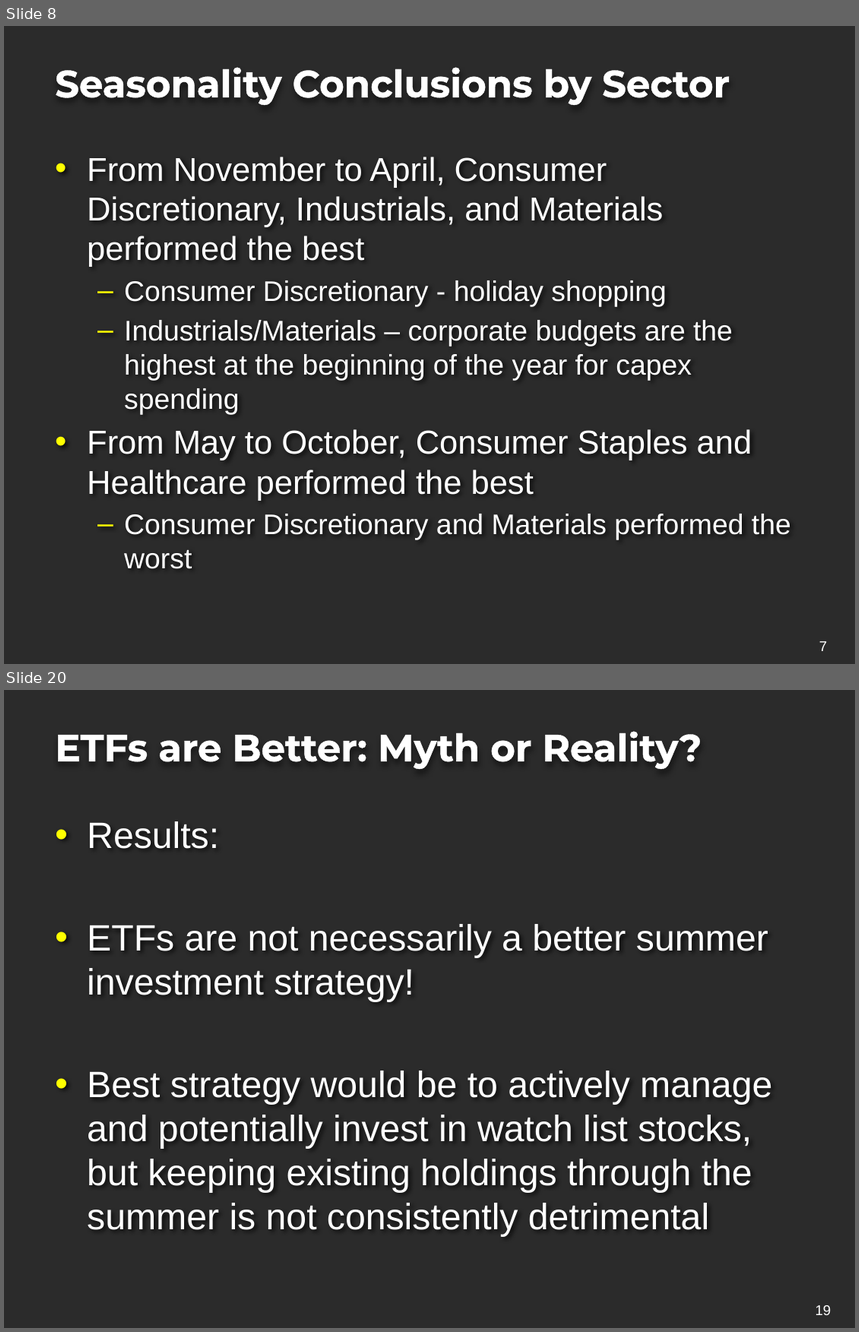
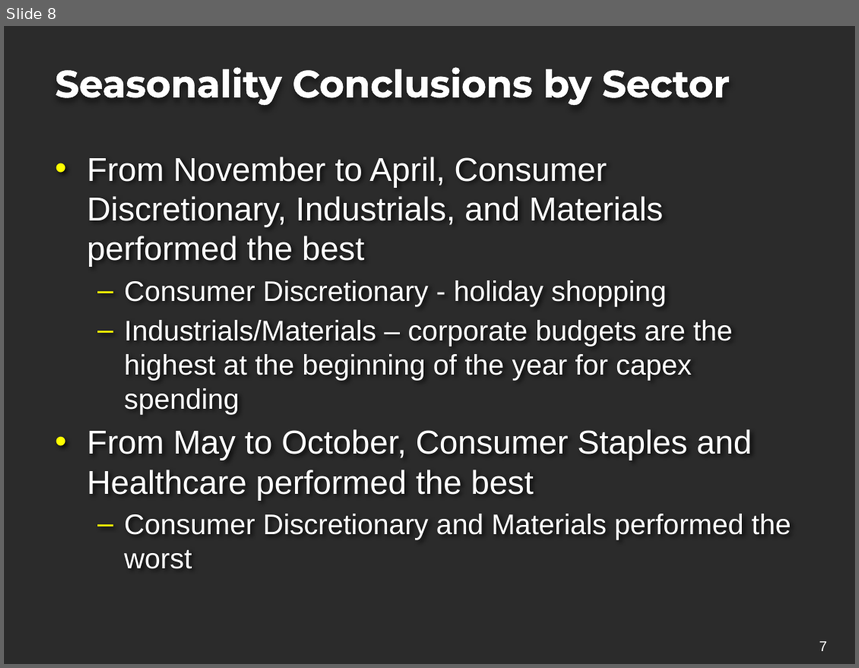
Before and after one commit to projectoneda/projectone, a slide deck: WF_Portfolio Project_Sector Trends and ETF Strategy.pptx. Shown one above the other, each under a label of ours: slides 8 and 20 before the commit, slide 8 after it; the slides between them are not shown. The pictures are 859x1332 and 859x668 pixels, drawn with LibreOffice and Linux fonts; fonts in the diff are those of the drawing; background and template pictures are left out; a plain dark background stands for a picture behind light text. Boxes give left, top, right and bottom in pixels: in the first picture for what was removed or moved away, otherwise in the second. Text is boxed around its words. In the diff, an @@ line names an element or a change of style, - is before the commit and + after.

```diff
--- a/WF_Portfolio Project_Sector Trends and ETF Strategy.pptx
+++ b/WF_Portfolio Project_Sector Trends and ETF Strategy.pptx
@@ slide 20 removed at bbox=[4, 690, 855, 1328], background picture (left out) @@
@@ title removed at bbox=[55, 731, 702, 769] @@
-ETFs are Better: Myth or Reality?
@@ text removed at bbox=[87, 821, 772, 1237] @@
-• Results:
-• ETFs are not necessarily a better summer investment strategy!
-• Best strategy would be to actively manage and potentially invest in watch list stocks, but keeping existing holdings through the summer is not consistently detrimental
@@ page number removed at bbox=[816, 1306, 832, 1315] @@
-19
```
Also in this commit, not shown: 17 other slides removed, 1 other file.
